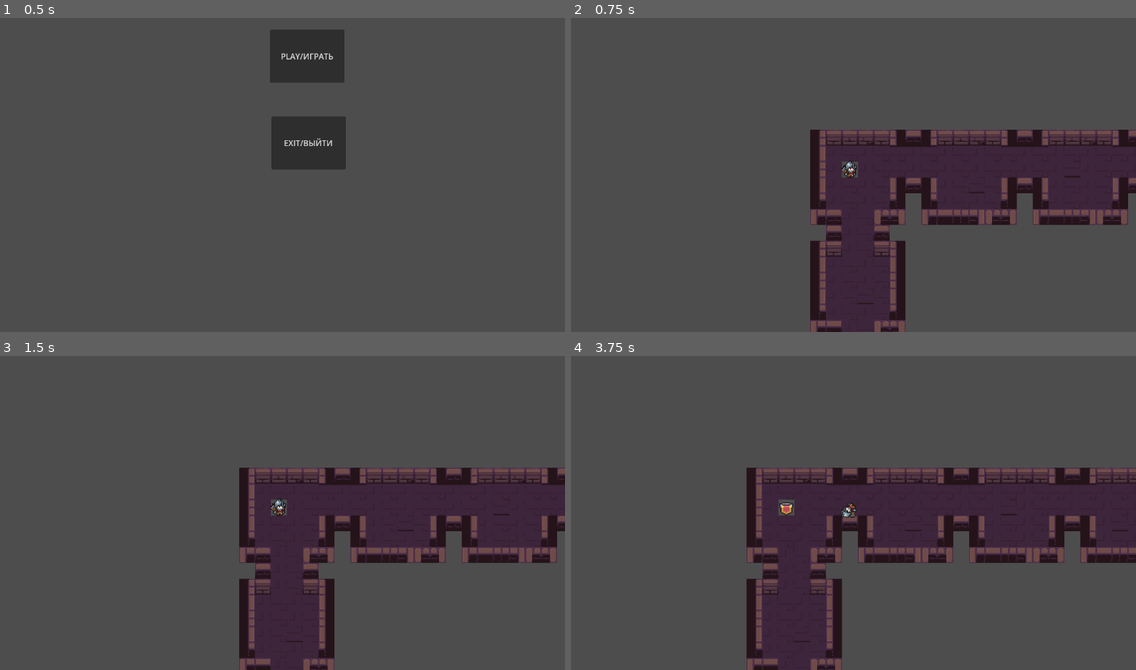
Above: before the commit, frames 1-4 (two rows, left to right).
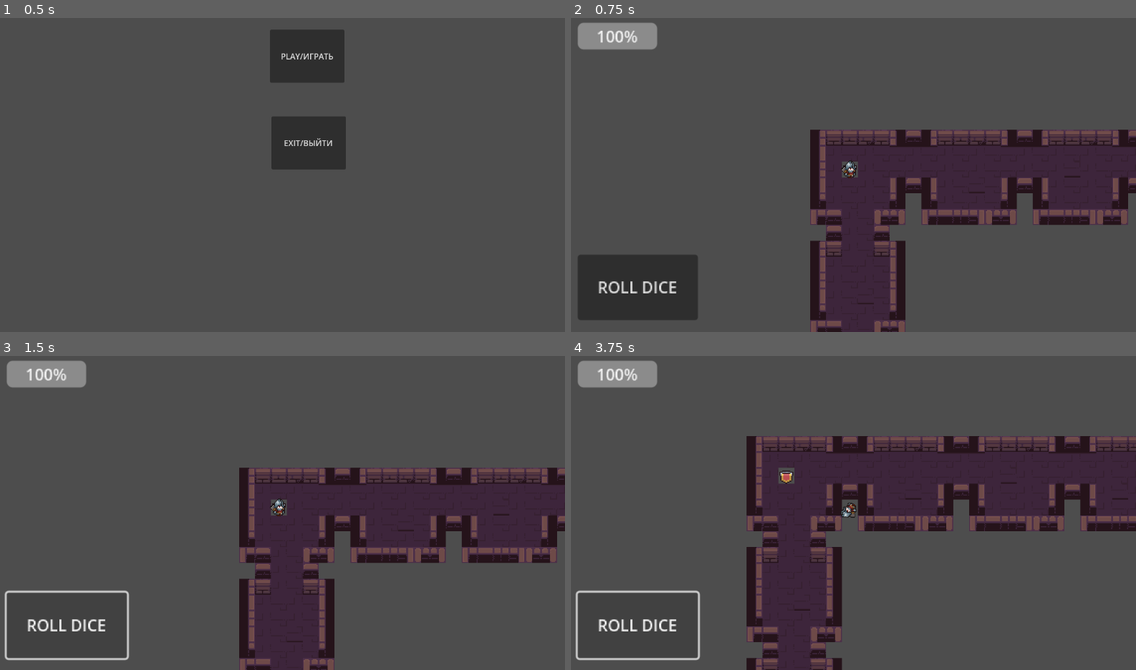
Above: after the commit, the same moments.

Repository: kirillbatzag/DA-dungeons-advencture
Game: Godot game, scene res://Main_Menu/main_menu.tscn
The game is run twice, just before and just after one commit, with the same random seed, the same clock (stepped at 60 frames per second) and the same inputs.
Inputs (mouse positions are in pixels of both pictures, inside the frame that each line leads up to):
- Up to frame 1 (0.5 s): no input
- Up to frame 2 (0.75 s): click "PLAY/ИГРАТЬ" at 0.5 s
- Up to frame 3 (1.5 s): click (67, 626) at 1.25 s, where only the run after the commit has a clickable "ROLL DICE"
- Up to frame 4 (3.75 s): tap Enter at 2, 3.5 s; hold Right (ui_right) 2.03-2.78 s; tap Space at 2.75 s; hold Down (ui_down) 2.78-3.53 s; hold Right (ui_right) from 3.53 s (still down)

Frame 1 is identical in both runs. In frame 2, 5.5% of the frame differs, in the area x 1-23%, y 1-97%; in frame 3, 2.0%; in frame 4, 21%, in the area x 0-100%, y 1-100%.

Commit message:
Ебать я крутой
!!!

Diff:
--- a/player.gd
+++ b/player.gd
@@ -1,21 +1,33 @@
 extends CharacterBody2D
 
-var hod = 3
-
-var currPos = [0, 0]
+var hod = 1000
+var currPos = Vector2()
 
 func _input(event):
-	if event.is_action_pressed("ui_right"):
-		currPos[0] += 32
-		get_node("AnimatedSprite2D").look_at(self.position + Vector2(1,0))
-	elif event.is_action_pressed("ui_left"):
-		currPos[0] -= 32
-		get_node("AnimatedSprite2D").look_at(self.position + Vector2(-1,0))
-	elif event.is_action_pressed("ui_up"):
-		currPos[1] -= 32
-		get_node("AnimatedSprite2D").look_at(self.position + Vector2(0,-1))
-	elif event.is_action_pressed("ui_up"):
-		currPos[1] += 32
-		get_node("AnimatedSprite2D").look_at(self.position + Vector2(0,1))
+	if hod > 0:
+		if event.is_action_pressed("ui_right"):
+			hod -= 1
+			currPos.x += 32
+			$AnimatedSprite2D.look_at(self.position + Vector2(1,0))
+		elif event.is_action_pressed("ui_left"):
+			hod -= 1
+			currPos.x -= 32
+			$AnimatedSprite2D.look_at(self.position + Vector2(-1,0))
+		elif event.is_action_pressed("ui_up"):
+			hod -= 1
+			currPos.y -= 32
+			$AnimatedSprite2D.look_at(self.position + Vector2(0,-1))
+		elif event.is_action_pressed("ui_down"):
+			hod -= 1
+			currPos.y += 32
+			$AnimatedSprite2D.look_at(self.position + Vector2(0,1))
+		$ProgressBar.value = hod
+	self.position = currPos
 
-	self.position = Vector2(currPos[0], currPos[1])
+func _ready():
+	$ProgressBar.value = hod
+
+
+func _on_get_hod_pressed():
+	if hod <= 0:
+		hod = randi() % 6 + 1
--- a/player.tscn
+++ b/player.tscn
@@ -79,9 +79,24 @@
 sprite_frames = SubResource("SpriteFrames_kswlo")
 frame_progress = 0.439499
 
+[node name="Camera2D" type="Camera2D" parent="player"]
+zoom = Vector2(2, 2)
+
 [node name="CollisionShape2D" type="CollisionShape2D" parent="player"]
 position = Vector2(-1, -1)
 shape = SubResource("RectangleShape2D_n5cch")
 
-[node name="Camera2D" type="Camera2D" parent="player"]
-zoom = Vector2(2, 2)
+[node name="ProgressBar" type="ProgressBar" parent="player"]
+offset_left = -274.0
+offset_top = -150.0
+offset_right = -194.0
+offset_bottom = -123.0
+
+[node name="GetHod" type="Button" parent="player"]
+offset_left = -274.0
+offset_top = 84.0
+offset_right = -153.0
+offset_bottom = 150.0
+text = "ROLL DICE"
+
+[connection signal="pressed" from="player/GetHod" to="player" method="_on_get_hod_pressed"]
